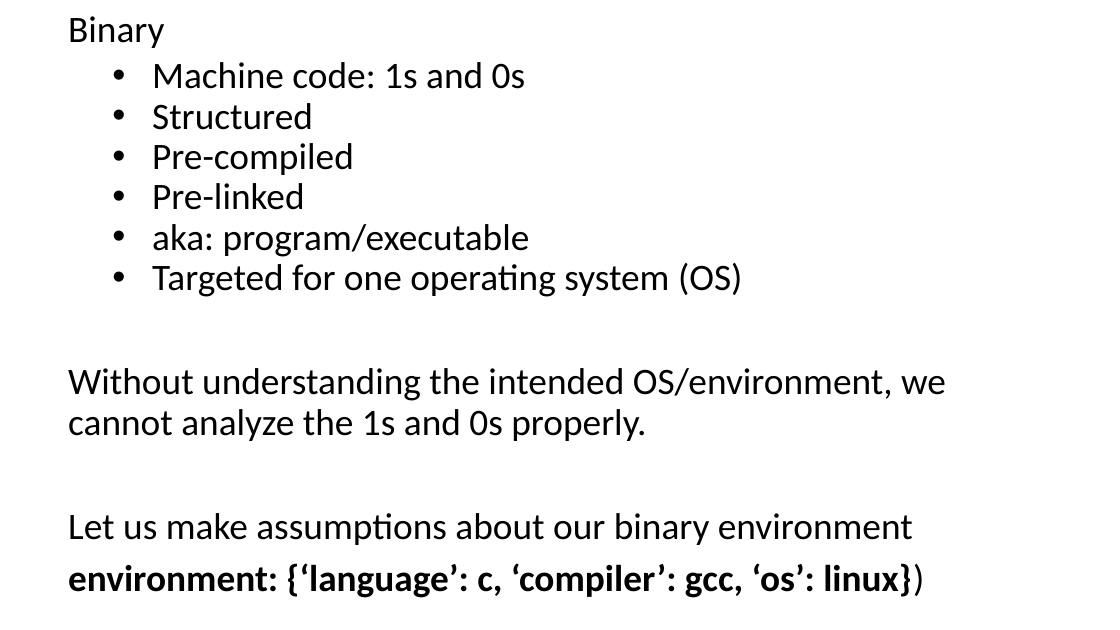
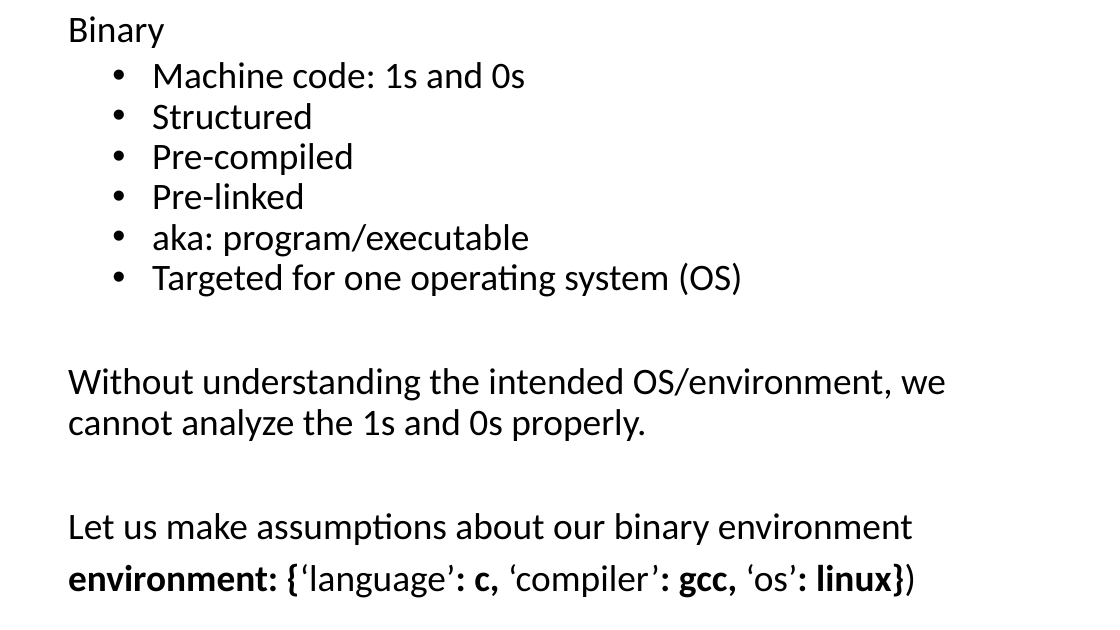
Before and after one commit to 0x41deadbeef/reverse-engineering-base-course, a slide deck: slide 11 of RE_L2.pptx. Drawn at 1120x630 pixels with LibreOffice and Linux fonts; fonts in the diff are those of the drawing. Boxes give left, top, right and bottom in pixels: in the first picture for what was removed or moved away, otherwise in the second. Text is boxed around its words. In the diff, an @@ line names an element or a change of style, - is before the commit and + after.

```diff
--- a/RE_L2.pptx
+++ b/RE_L2.pptx
@@ text at [68,563,916,598]: bold off in "{‘language’: ‘compiler’: ‘os’:" @@
```
Also in this commit, not shown: 2 other slides changed.
